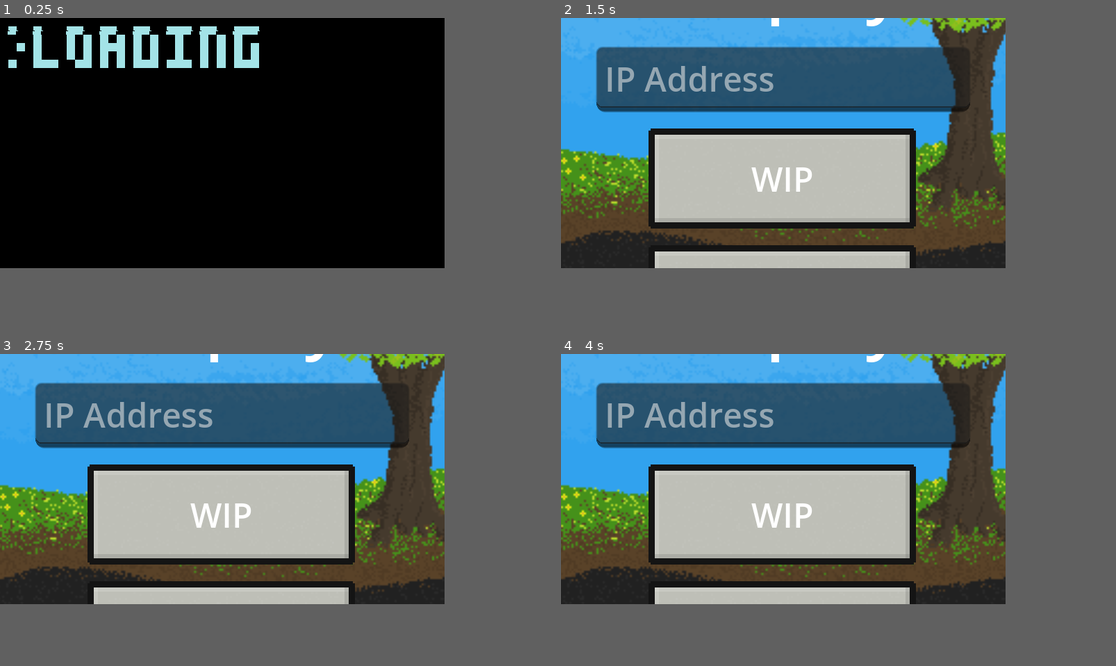
Above: before the commit, frames 1-4 (two rows, left to right).
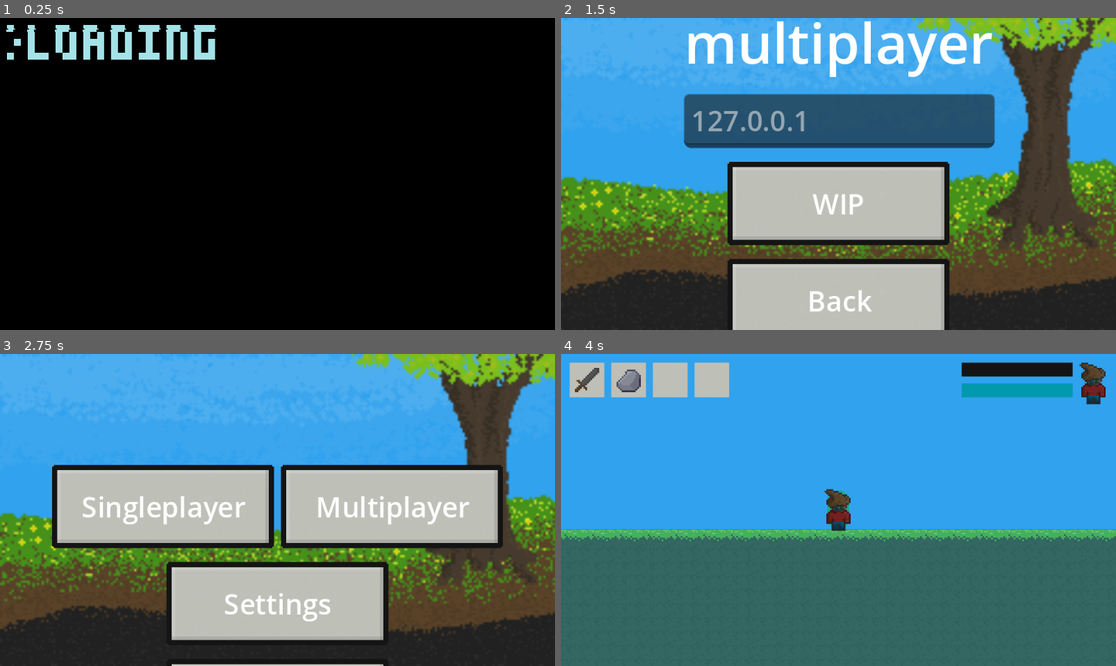
Above: after the commit, the same moments.

Repository: RemRemEgg/untitledgame3
Game: Godot game, scene res://scenes/ui/startup.tscn
Same seed, same stepped clock (60 frames per second), same inputs: the game is played once before the commit and once after it.
Inputs (mouse positions are in pixels of both pictures, inside the frame that each line leads up to):
- Up to frame 1 (0.25 s): no input
- Up to frame 2 (1.5 s): tap Enter at 0.5 s; move the mouse to (882, 130) at 0.52 s; hold D (right) 0.53-1.25 s; tap Keypad 1 (DBG_DCH) at 0.6 s; click (882, 130) at 0.67 s; tap Space (jump) at 0.77 s; click "WIP" at 1.25 s
- Up to frame 3 (2.75 s): click "WIP" (after the commit: "Back") at 2 s
- Up to frame 4 (4 s): click "WIP" (after the commit: "Singleplayer") at 2.75 s; click "WIP" (after the commit: "New Game") at 3.5 s
In our replay, the window is 640x360 before the commit and 799x449 after it. These sizes can differ from the game's own. Grey fills any space a smaller window leaves; there, only what the larger window draws over its background counts as a difference.

The runs differ from the first frame. In frame 1, 3.4% of the frame differs, in the area x 1-47%, y 2-17%; in frame 2, 75%, in the area x 0-100%, y 0-100%; in frame 3, 62%; in frame 4, 68%.

Commit message:
connection ability

Diff:
--- a/project.godot
+++ b/project.godot
@@ -21,12 +21,12 @@
 
 Global="*res://scripts/Global.gd"
 Console="*res://scenes/ui/console.tscn"
+Server="*res://scripts/Server.gd"
 
 [display]
 
-window/size/viewport_width=640
-window/size/viewport_height=360
-window/size/mode=2
+window/size/viewport_width=960
+window/size/viewport_height=540
 window/stretch/aspect="keep_height"
 window/stretch/scale=3.0
 mouse_cursor/custom_image="res://assets/textures/ui/cursor.png"
--- a/scenes/player/player.tscn
+++ b/scenes/player/player.tscn
@@ -7,6 +7,28 @@
 [sub_resource type="CapsuleShape2D" id="CapsuleShape2D_3u5vl"]
 radius = 6.0
 height = 22.0
+
+[sub_resource type="SceneReplicationConfig" id="SceneReplicationConfig_3int5"]
+properties/0/path = NodePath("sprite:flip_h")
+properties/0/spawn = true
+properties/0/replication_mode = 1
+properties/1/path = NodePath(".:velocity")
+properties/1/spawn = true
+properties/1/replication_mode = 1
+properties/2/path = NodePath(".:input_dir")
+properties/2/spawn = true
+properties/2/replication_mode = 1
+properties/3/path = NodePath(".:true_puppet_position")
+properties/3/spawn = true
+properties/3/replication_mode = 1
+
+[sub_resource type="SceneReplicationConfig" id="SceneReplicationConfig_fns50"]
+properties/0/path = NodePath(".:friction")
+properties/0/spawn = true
+properties/0/replication_mode = 1
+properties/1/path = NodePath(".:peer_uuid")
+properties/1/spawn = true
+properties/1/replication_mode = 1
 
 [node name="player" type="CharacterBody2D"]
 collision_layer = 0
@@ -21,6 +43,7 @@
 texture = ExtResource("2_ccsth")
 
 [node name="camera" type="Camera2D" parent="."]
+enabled = false
 position_smoothing_enabled = true
 position_smoothing_speed = 16.0
 drag_left_margin = 0.01
@@ -29,3 +52,10 @@
 drag_bottom_margin = 0.01
 
 [node name="HUD" parent="camera" instance=ExtResource("3_k6lh3")]
+
+[node name="tx_sync" type="MultiplayerSynchronizer" parent="."]
+delta_interval = 0.5
+replication_config = SubResource("SceneReplicationConfig_3int5")
+
+[node name="rx_sync" type="MultiplayerSynchronizer" parent="."]
+replication_config = SubResource("SceneReplicationConfig_fns50")
--- a/scenes/ui/main_menu.tscn
+++ b/scenes/ui/main_menu.tscn
@@ -54,7 +54,6 @@
 
 [node name="main" type="Control" parent="margin"]
 layout_mode = 2
-size_flags_horizontal = 4
 
 [node name="vbox" type="VBoxContainer" parent="margin/main"]
 layout_mode = 1
@@ -64,9 +63,9 @@
 anchor_right = 0.5
 anchor_bottom = 0.5
 offset_left = -130.0
-offset_top = -168.0
+offset_top = -131.0
 offset_right = 130.0
-offset_bottom = 168.0
+offset_bottom = 131.0
 grow_horizontal = 2
 grow_vertical = 2
 size_flags_horizontal = 4
@@ -308,7 +307,7 @@
 [node name="ip_input" type="LineEdit" parent="margin/multiplayer/vbox"]
 layout_mode = 2
 theme = ExtResource("5_ef1u6")
-placeholder_text = "IP Address"
+placeholder_text = "127.0.0.1"
 
 [node name="join" type="TextureButton" parent="margin/multiplayer/vbox"]
 layout_mode = 2
--- a/scenes/ui/startup.tscn
+++ b/scenes/ui/startup.tscn
@@ -18,6 +18,7 @@
 
 [node name="loading_text" type="TextureRect" parent="."]
 material = SubResource("ShaderMaterial_vy1ff")
+layout_mode = 0
 offset_right = 40.0
 offset_bottom = 40.0
 scale = Vector2(4, 4)
--- a/scenes/worlds/overworld.tscn
+++ b/scenes/worlds/overworld.tscn
@@ -1,10 +1,9 @@
-[gd_scene load_steps=9 format=3 uid="uid://cs2e0jcki0iap"]
+[gd_scene load_steps=8 format=3 uid="uid://cs2e0jcki0iap"]
 
 [ext_resource type="Texture2D" uid="uid://bxs1frc7lrmxi" path="res://assets/textures/ui/background.png" id="1_enyah"]
 [ext_resource type="Script" path="res://scripts/overworld.gd" id="1_sgfeu"]
 [ext_resource type="Shader" path="res://assets/shaders/ground_tile.gdshader" id="3_2begb"]
 [ext_resource type="Texture2D" uid="uid://p6011eoldcgt" path="res://assets/textures/world/ground.png" id="4_yygnf"]
-[ext_resource type="PackedScene" uid="uid://dohjk3rx0rj3k" path="res://scenes/player/player.tscn" id="5_sivf3"]
 
 [sub_resource type="ShaderMaterial" id="ShaderMaterial_d3qf7"]
 shader = ExtResource("3_2begb")
@@ -97,9 +96,6 @@
 
 [node name="players" type="Node2D" parent="."]
 
-[node name="player" parent="players" instance=ExtResource("5_sivf3")]
-position = Vector2(487, 0)
-
 [node name="projectiles" type="Node2D" parent="."]
 
 [node name="start_game_area" type="Area2D" parent="."]
--- a/scripts/Global.gd
+++ b/scripts/Global.gd
@@ -3,9 +3,9 @@
 static var DUNGEON_GEN_TEMP: Node2D
 static var GEN_STEP: int = 0
 
-static var PLAYER: Node2D
+static var MAIN_PLAYER: Player
 
-static var WORLD: Node2D
+static var WORLD: World
 
 # TODO remove dbg kill
 func _input(event: InputEvent) -> void:
--- a/scripts/ItemData.gd
+++ b/scripts/ItemData.gd
@@ -49,7 +49,7 @@
 class ids: enum {AIR, SWORD, ROCK, CHERRY}
 static func register_all() -> void:
 	var image: Image = Image.create_from_data(2, 2, false, Image.FORMAT_RGB8, [0,0,0,0xff,0,0xff,0xff,0,0xff,0,0,0])
-	image.resize(16, 16, 0)
+	image.resize(16, 16, Image.INTERPOLATE_NEAREST)
 	NULL_TEXTURE = ImageTexture.create_from_image(image)
 	if NULL_TEXTURE != null: Console.print("NULL_TEXTURE created")
 	Console.print("Loading items")
@@ -99,6 +99,6 @@
 	if !FileAccess.file_exists(path):
 		Console.print_err("Failed to load texture '%s'" % path)
 		return NULL_TEXTURE
-	var texture := ImageTexture.create_from_image(Image.load_from_file(ProjectSettings.globalize_path(path)))
+	var ltexture := ImageTexture.create_from_image(Image.load_from_file(ProjectSettings.globalize_path(path)))
 	Console.print("Loading from disk: \"%s\"" % path)
-	return texture
+	return ltexture
--- a/scripts/ProcAI.gd
+++ b/scripts/ProcAI.gd
@@ -133,7 +133,6 @@
 		if ret: actions[AI.entity.locks[l_index]].process.call()
 		return ret
 	func calc_index() -> void:
-		var x = AI.l_size
 		l_index = AI.l_size
 		AI.l_size += 1
 		var mas := min_array_sizes()
@@ -300,7 +299,7 @@
 		AI.entity.mem[m_index] += t ** 30
 		if x_dir == 0 && y_dir == 0: AI.entity.xyvccelerate(Vector2.RIGHT.rotated(AI.entity.mem[m_index]))
 
-	func static_mover(x_dir: float, y_dir: float) -> void: pass
+	func static_mover(_x_dir: float, _y_dir: float) -> void: pass
 #endregion####################################################################################################################################################################################
 
 #regionActionTypeMethods######################################################################################################################################################################
--- a/scripts/Projectile.gd
+++ b/scripts/Projectile.gd
@@ -20,13 +20,12 @@
 var max_time: float = 0.0   ###
 var pierce: int = 0   ###
 var kill_no_origin: bool = true   ###
-var terrain_active: bool = false   ###
 var readied: bool = false
 var damage: float = 0.0   ###
 
 func _to_string() -> String:
 	var sb := "Proj<%s> Mt: %s, p: %s, KNO: %s, col: %s%s%s" % [base.get_method(), max_time, pierce, kill_no_origin,\
-	friendly as int, hostile as int, terrain_active as int]
+	friendly as int, hostile as int, terrain as int]
 	return sb
 
 func fire(origin_: Entity, direction: Vector2) -> Projectile:
@@ -68,16 +67,16 @@
 
 	friendly = other.friendly
 	hostile = other.hostile
-	terrain_active = other.terrain_active
+	terrain = other.terrain
 	collision_layer = (Global.COLLISION.FRIENDLY_PROJ if friendly else 0x0) | (Global.COLLISION.HOSTILE_PROJ if hostile else 0x0)
-	collision_mask = Global.COLLISION.WORLD if terrain_active else 0x0
+	collision_mask = Global.COLLISION.WORLD if terrain else 0x0
 	hitbox.collision_layer = 0x0
 	hitbox.collision_mask = (Global.COLLISION.FRIENDLY_ENT if friendly else 0x0) | (Global.COLLISION.HOSTILE_ENT if hostile else 0x0)
 
-func set_collisions(hurt_friendly: bool, hurt_hostile: bool, terrain: bool) -> void:
+func set_collisions(hurt_friendly: bool, hurt_hostile: bool, terrain_active: bool) -> void:
 	friendly = hurt_friendly
 	hostile = hurt_hostile
-	terrain_active = terrain
+	terrain = terrain_active
 
 func _ready() -> void:
 	if !readied:
@@ -91,7 +90,7 @@
 	if time >= max_time: return kill()
 	if kill_no_origin && !is_instance_valid(origin): return kill()
 	idelta = delta
-	if terrain_active: iof = is_on_floor()
+	if terrain: iof = is_on_floor()
 	base.call()
 
 func _physics_process(_delta: float) -> void: pass
--- /dev/null
+++ b/scripts/Server.gd
@@ -0,0 +1,77 @@
+extends Node
+
+var peer: ENetMultiplayerPeer
+var peer_uuid: int = 0
+var multi_type: String = "Unknown"
+
+func type_print(text: String) -> void: Console.print("[%s] %s" % [multi_type, text])
+func type_print_err(text: String) -> void: Console.print_err("[%s] %s" % [multi_type, text])
+
+func _ready() -> void:
+	multiplayer.connected_to_server.connect(connected_to_server)
+	multiplayer.connection_failed.connect(connection_failed)
+	multiplayer.server_disconnected.connect(server_disconnected)
+	multiplayer.peer_connected.connect(peer_connected)
+	multiplayer.peer_disconnected.connect(peer_disconnected)
+
+func start_server() -> void:
+	multi_type = "Host"
+	type_print("Booting")
+	peer = ENetMultiplayerPeer.new()
+	var error: Error = peer.create_server(15973)
+	if error: return type_print_err("Failed to host server (%s)" % error)
+	peer.get_host().compress(ENetConnection.COMPRESS_RANGE_CODER)
+	multiplayer.set_multiplayer_peer(peer)
+	peer_uuid = 1
+	type_print("Hosted")
+
+
+func join_server(address: String) -> void:
+	multi_type = "Client"
+	type_print("Booting")
+	peer = ENetMultiplayerPeer.new()
+	var error: Error = peer.create_client(address, 15973)
+	if error: return type_print_err("Failed to join server (%s)" % error)
+	peer.get_host().compress(ENetConnection.COMPRESS_RANGE_CODER)
+	multiplayer.set_multiplayer_peer(peer)
+	type_print("Hosted")
+
+func add_player(peer_id: int, is_main_host: bool) -> void:
+	var new_player: Player = Player.STATIC_SCENE.instantiate() as Player
+	new_player.name = "player_%s" % peer_id
+	new_player.peer_uuid = peer_id
+	new_player.get_node("rx_sync").set_multiplayer_authority(1)
+	Global.WORLD.PLAYERS.add_child(new_player)
+	new_player.set_multiplayer_authority(peer_id, true)
+	if is_main_host:
+		new_player.camera.enabled = true
+		Global.MAIN_PLAYER = new_player
+
+
+func connected_to_server() -> void:
+	peer_uuid = peer.get_unique_id()
+	multi_type = "Client %s" % peer_uuid
+	type_print("Connected to Server")
+	to_overworld()
+	var arr: Array[float] = [0.5, 0.5, 0.56, 0.5]
+	join_game.rpc_id(1, peer.get_unique_id(), arr)
+func connection_failed() -> void: type_print("Failed to Connect")
+func server_disconnected() -> void: type_print("Server Disconnected")
+func peer_connected(peer_id: int) -> void: type_print("Peer connected: %s" % peer_id)
+func peer_disconnected(peer_id: int) -> void: type_print("Peer disconnected: %s" % peer_id)
+
+static var OVERWORLD := preload("res://scenes/worlds/overworld.tscn")
+func to_overworld() -> void:
+	var overworld := OVERWORLD.instantiate()
+	var old_world := Global.get_tree().root.get_child(-1)
+	Global.get_tree().root.remove_child(old_world)
+	Global.get_tree().root.add_child(overworld)
+
+@rpc("any_peer", "reliable")
+func join_game(peer_id: int, other_peers: Array[float]) -> void:
+	add_player(peer_id, false)
+	Console.print("other_peers: %s" % other_peers)
+	Console.print("other_peers2: %s" % other_peers[2])
+	Console.print("other_peers.size: %s" % other_peers.size())
+	Console.print("basic array: %s" % [0.5, 0.5, 0.56, 0.5])
+	Console.print("done")
--- a/scripts/console.gd
+++ b/scripts/console.gd
@@ -40,7 +40,7 @@
 	if (history.size() > 0 && history[0] != text) || history.size() == 0: history.push_front(text)
 
 func print(text: String) -> void:
-	print_rich("[Console] " + text.replace("\n", "\n[Console] "))
+	print_rich("[Console] " + text.replace("\n", "\n          "))
 	lines.text += ("\n" if lines.text != "" else "") + text
 
 func print_err(text: String) -> void:
@@ -54,9 +54,9 @@
 		"clear": clear()
 		"say": self.print(" ".join(args.slice(1)))
 		"fps":
-			if args.size() < 2: return self.print("Current FPS target is %s (%s mspt), running at %s" % [Engine.max_fps,round(1000/Engine.max_fps),Engine.get_frames_per_second()])
+			if args.size() < 2: return self.print("Current FPS target is %s (%s mspt), running at %s" % [Engine.max_fps,round(1000.0/Engine.max_fps),Engine.get_frames_per_second()])
 			Engine.max_fps = int(args[1])
-			self.print("FPS target set to %s (%s mspt), running at %s" % [Engine.max_fps,round(1000/Engine.max_fps),Engine.get_frames_per_second()])
+			self.print("FPS target set to %s (%s mspt), running at %s" % [Engine.max_fps,round(1000.0/Engine.max_fps),Engine.get_frames_per_second()])
 		"ai":
 			if args.size() < 2: return print_err("Not enough arguments for command")
 			match args[1]:
@@ -82,9 +82,9 @@
 					self.print("Force AI type set to %s" % ProcAI.move_names[Global.TEMP.FORCE_AI_TYPE])
 				_: print_err("Unknown Command '%s'" % args[1])
 		"eval":
-			var exp: Expression = Expression.new()
-			exp.parse(" ".join(args.slice(1)))
-			self.print(str(exp.execute()))
+			var expr: Expression = Expression.new()
+			expr.parse(" ".join(args.slice(1)))
+			self.print(str(expr.execute()))
 		"test":
 			self.print("%s" % ItemData.ids.ROCK)
 			self.print("%s" % ItemData.lookup(ItemData.ids.ROCK))
@@ -100,16 +100,16 @@
 	var ret: Array[String] = []
 	var pos: int = 0
 	var dist: int = 0
-	var stack: Array[String]
+	var stack: Array[String] = []
 	while true:
 		if pos + dist >= text.length():
 			ret.append(text.substr(pos))
 			return ret
-		var char: String = text[pos + dist]
-		if char == "\\":
+		var chari: String = text[pos + dist]
+		if chari == "\\":
 			dist += 2
 			continue
-		if !stack.is_empty(): if stack[-1] == char:
+		if !stack.is_empty(): if stack[-1] == chari:
 			stack.pop_back()
 			dist += 1
 			continue
@@ -118,7 +118,7 @@
 			pos += dist + 1
 			dist = 0
 		else:
-			match char:
+			match chari:
 				"[": stack.append("]")
 				"{": stack.append("}")
 				"(": stack.append(")")
--- a/scripts/main_menu.gd
+++ b/scripts/main_menu.gd
@@ -3,6 +3,8 @@
 @onready var main_menu: Control = $margin/main as Control
 @onready var multiplayer_menu: Control = $margin/multiplayer as Control
 @onready var singleplayer_menu: Control = $margin/singleplayer as Control
+
+@onready var ip_input: LineEdit = $margin/multiplayer/vbox/ip_input as LineEdit
 
 func _ready() -> void: pass
 
@@ -12,7 +14,14 @@
 
 # TODO setup savefiles
 func new_game() -> void:
-	get_tree().change_scene_to_file("res://scenes/worlds/overworld.tscn")
+	Server.start_server()
+	Server.to_overworld()
+	Server.add_player(1, true)
+	queue_free()
+
+# TODO add address validation & error handling
+func join_game() -> void:
+	Server.join_server(ip_input.text if !ip_input.text.is_empty() else "127.0.0.1")
 
 func to_singleplayer() -> void:
 	move()
--- a/scripts/main_menu_buttons.gd
+++ b/scripts/main_menu_buttons.gd
@@ -1,6 +1,7 @@
 extends TextureButton
 
 @export var function: String = "";
+@export var fntn: Callable = _ready
 
 func _ready() -> void:
 	pressed.connect(_on_press)
--- a/scripts/overworld.gd
+++ b/scripts/overworld.gd
@@ -1,9 +1,6 @@
 extends World
 
-func _ready() -> void:
-	pass
-
-func _process(delta: float) -> void:
+func _process(_delta: float) -> void:
 	parallax()
 
 func _start_game() -> void:
@@ -11,4 +8,4 @@
 	get_tree().change_scene_to_file("res://scenes/worlds/dungeon_root.tscn")
 
 func _start_game_hit(body) -> void:
-	if body is Player: call_deferred("_start_game")
+	if body is Player: _start_game.call_deferred()
--- a/scripts/player.gd
+++ b/scripts/player.gd
@@ -1,16 +1,24 @@
 class_name Player
 extends Entity
 
+static var STATIC_SCENE := preload("res://scenes/player/player.tscn")
 static var DEATH_SCREEN := preload("res://scenes/ui/death_screen.tscn")
 
 @onready var camera: Camera2D = $camera as Camera2D
 @onready var hud: HUD = $camera/HUD as HUD
+
+@onready var tx_sync: MultiplayerSynchronizer = $tx_sync as MultiplayerSynchronizer
+@onready var rx_sync: MultiplayerSynchronizer = $rx_sync as MultiplayerSynchronizer
+@export var peer_uuid: int = -1
+var true_puppet_position: Vector2 = Vector2.ZERO
 
 var dash_time: float = 0.0
 var dash_dir: Vector2 = Vector2.ZERO
 var dash_power: float = 3.2
-var cyote: float = 0.0;
+var cyote: float = 0.0
+
 var jump_mem: float = 0.0
+var input_dir: float = 0.0
 
 # TODO weaponry
 var weapons: Array[PlayerItem] = [PlayerItem.from(ItemData.ids.SWORD), PlayerItem.from(ItemData.ids.ROCK)]
@@ -59,6 +67,7 @@
 	velocity = Vector2.ZERO
 	sprite.self_modulate = Color.WHITE
 	global_position = Vector2.ZERO
+	Global.WORLD.throw_player()
 	Global.WORLD.to_overworld()
 
 func get_feet_pos() -> Vector2: return global_position - Vector2(0.0, col_shape.height / 2.0)
@@ -67,9 +76,10 @@
 var stairs_power := 0.0
 
 func _process(delta: float) -> void:
+	idelta = delta * 60.0
+	if Server.peer_uuid != self.peer_uuid: return puppet_process()
 	hud.update(self)
 	if death_time > 0.0: return death()
-	idelta = delta * 60.0
 	iof = is_on_floor()
 	jump_mem -= idelta
 	cyote -= idelta
@@ -79,7 +89,7 @@
 		using_time -= idelta
 		if using_time <= 0.0: done_using()
 
-	var input_dir: float = Input.get_axis("left", "right")
+	input_dir = Input.get_axis("left", "right")
 	if input_dir:
 		sprite.flip_h = input_dir < 0
 		xccelerate(Global.fsign(input_dir))
@@ -119,6 +129,7 @@
 
 	if dash_time < -30: velocity = dash_dir
 	move_and_slide()
+	true_puppet_position = position
 	if dash_time < -30: velocity = dash_dir / dash_power
 
 	hurt_time -= idelta
@@ -127,7 +138,17 @@
 
 	if using_item: use_item(weapons[0])
 
+func puppet_process() -> void:
+	var display_pos = position
+	position = true_puppet_position
+	apply_gravity(1.0)
+	xccelerate(Global.fsign(input_dir))
+	move_and_slide()
+	true_puppet_position = position
+	position = display_pos.lerp(true_puppet_position, 0.5)
+
 func _input(event: InputEvent) -> void:
+	if Server.peer_uuid != self.peer_uuid: return
 	if event is InputEventKey:
 		if Input.is_action_just_pressed("jump"): jump_mem = 10
 		if Input.is_action_just_pressed("dash") && dash_time >= 0.0:
--- a/scripts/startup.gd
+++ b/scripts/startup.gd
@@ -2,7 +2,7 @@
 
 func _ready() -> void:
 	Engine.max_fps = 60
-	call_deferred("load_game")
+	load_game.call_deferred()
 
 func load_game() -> void:
 	await get_tree().create_timer(0.5).timeout
@@ -15,5 +15,3 @@
 	#for i in range(50):
 		##curtain.color.a -= 0.02
 		#await get_tree().create_timer(0.01).timeout
-
-func _process(delta: float) -> void: pass
--- a/scripts/world.gd
+++ b/scripts/world.gd
@@ -10,11 +10,13 @@
 
 func _ready() -> void: pass
 
-func _enter_tree() -> void: Global.WORLD = self as Node2D
+func _enter_tree() -> void: Global.WORLD = self
 
 func _process(_delta: float) -> void: pass
 
-func parallax() -> void: background.transform.origin = $players/player/camera.get_global_transform().origin * 0.4
+func parallax() -> void:
+	pass
+	#background.transform.origin = $players/player/camera.get_global_transform().origin * 0.4
 
 func throw_player() -> void:
 	var player: Player = get_node("players/player") as Player
@@ -27,6 +29,10 @@
 	Global.PLAYER = null
 	return player
 
-func to_overworld() -> void:
-	throw_player()
-	get_tree().change_scene_to_file("res://scenes/worlds/overworld.tscn")
+#func _on_player_spawned(player: Node) -> void:
+	#if player is Player:
+		#if player.peer_uuid == -1: player.peer_uuid = int(player.name.split("_", false, 1)[1])
+		#player.tx_sync.set_multiplayer_authority(player.peer_uuid)
+		#if player.peer_uuid == Server.peer_uuid:
+			#player.camera.enabled = true
+			#Global.MAIN_PLAYER = player
Not shown: 1 places in scenes/player/player.tscn that only renumber resources
